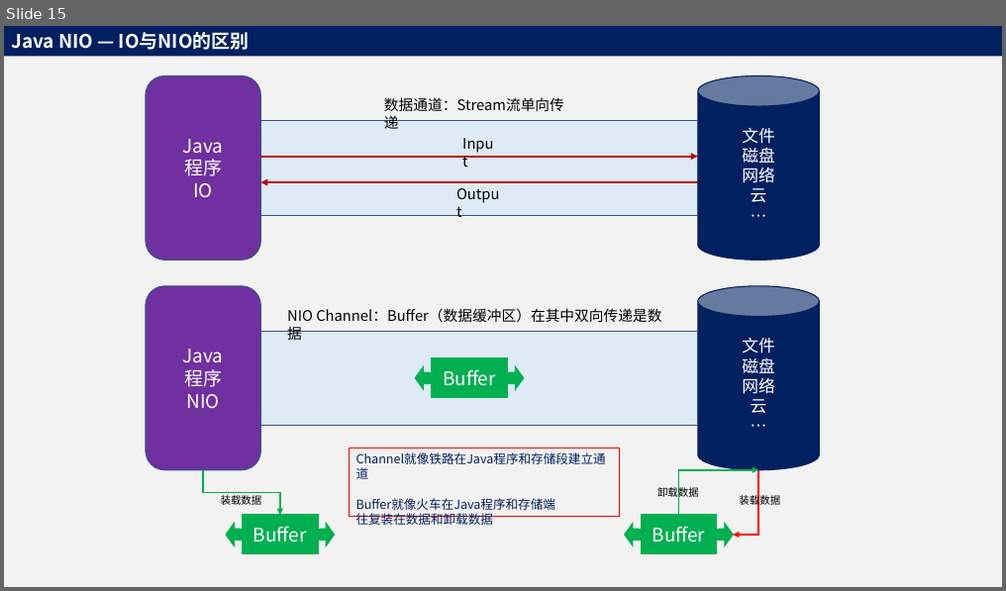
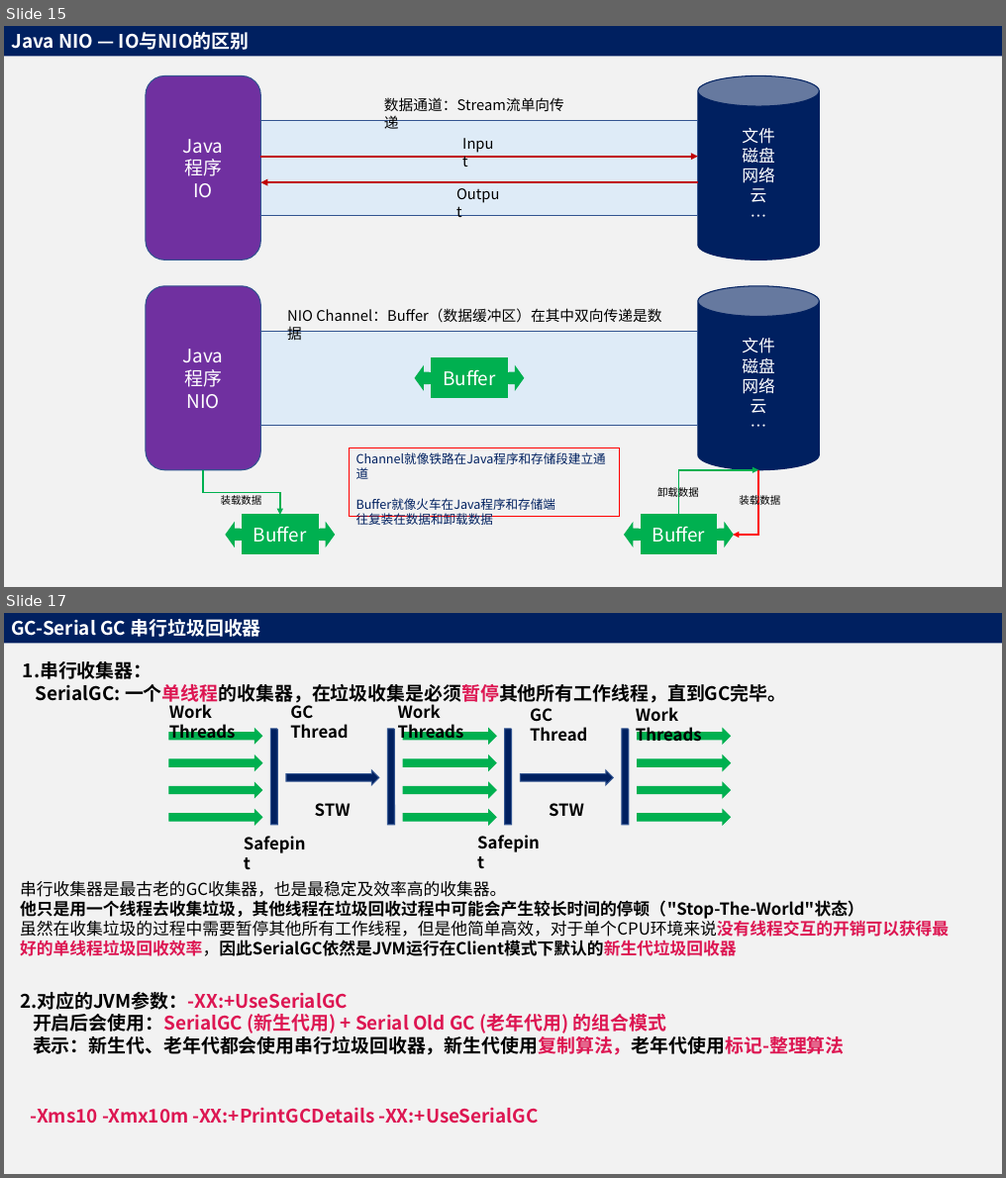
Before and after one commit to adwyxx/Node, a slide deck: Java.pptx. Shown one above the other, each under a label of ours: slide 15 before the commit, slides 15 and 17 after it; the slides between them are not shown. The pictures are 1006x591 and 1006x1178 pixels, drawn with LibreOffice and Linux fonts; fonts in the diff are those of the drawing. Boxes give left, top, right and bottom in pixels: in the first picture for what was removed or moved away, otherwise in the second. Text is boxed around its words. In the diff, an @@ line names an element or a change of style, - is before the commit and + after.

```diff
--- a/Java.pptx
+++ b/Java.pptx
@@ slide 17 added at (4,613,1002,1174), background #F2F2F2 @@
@@ rectangle added at (4,613,1002,643), fill #002060, 18 pt, text #FFFFFF, bold @@
+GC-Serial GC 串行垃圾回收器
@@ text added at (23,662,787,705), 18 pt, text #000000, bold @@
+1.串行收集器：
+SerialGC: 一个单线程的收集器，在垃圾收集是必须暂停其他所有工作线程，直到GC完毕。
@@ group added at (169,701,731,858): 14 right arrows, 9 texts, 4 round rects @@
+Work Threads
+GC Thread
+GC Thread
+Work Threads
+Work Threads
+STW
+STW
+Safepint
+Safepint
@@ text added at (20,881,948,957), 16 pt, text #000000, bold @@
+串行收集器是最古老的GC收集器，也是最稳定及效率高的收集器。
+他只是用一个线程去收集垃圾，其他线程在垃圾回收过程中可能会产生较长时间的停顿（"Stop-The-World"状态）
+虽然在收集垃圾的过程中需要暂停其他所有工作线程，但是他简单高效，对于单个CPU环境来说没有线程交互的开销可以获得最好的单线程垃圾回收效率，因此SerialGC依然是JVM运行在Client模式下默认的新生代垃圾回收器
@@ text added at (20,992,845,1056), 18 pt, text #DD1652, bold @@
+2.对应的JVM参数：-XX:+UseSerialGC
+开启后会使用：SerialGC (新生代用) + Serial Old GC (老年代用) 的组合模式
+表示：新生代、老年代都会使用串行垃圾回收器，新生代使用复制算法，老年代使用标记-整理算法
@@ text added at (31,1108,539,1124), 18 pt, text #DD1652, bold @@
+-Xms10 -Xmx10m -XX:+PrintGCDetails -XX:+UseSerialGC
```
Also in this commit, not shown: 3 other slides added, 1 other file.
